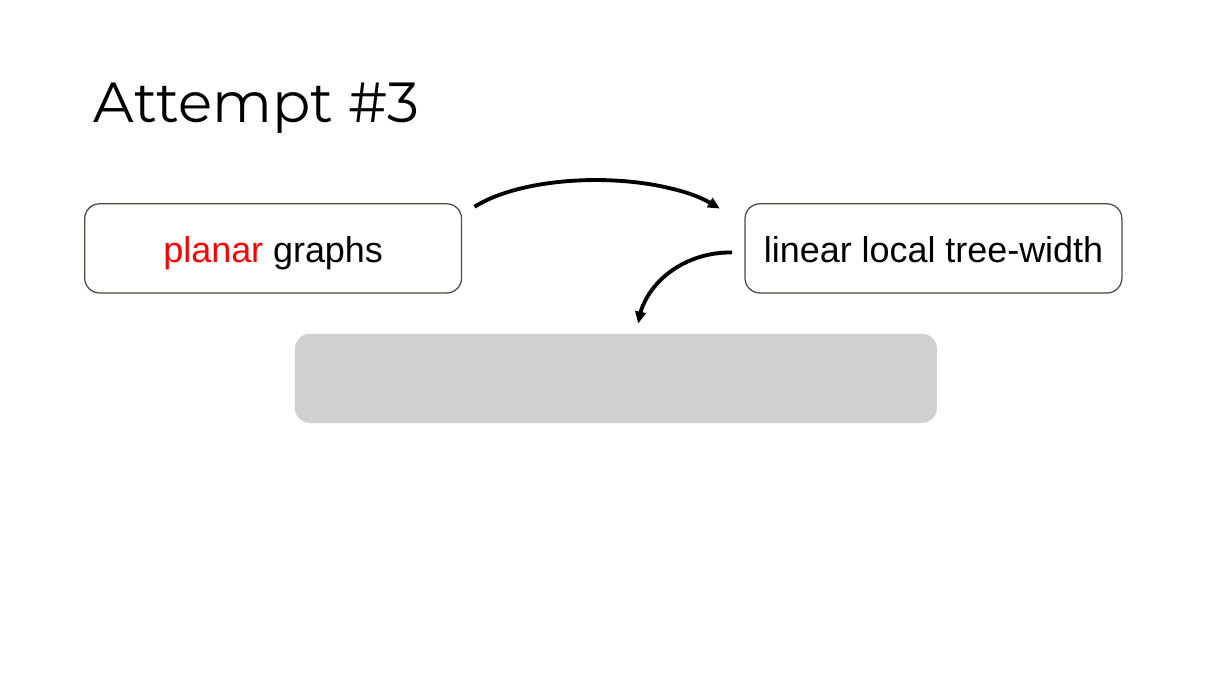
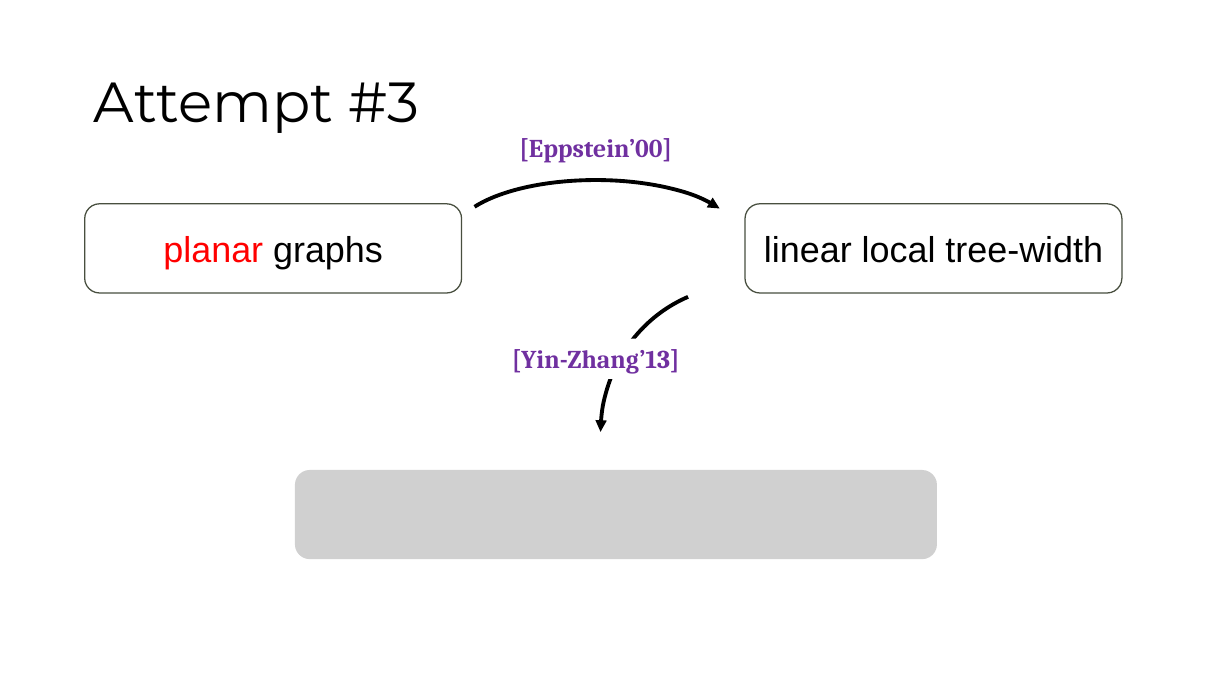
Before and after one commit to pw384/pw384.github.io, a slide deck: slide 44 of assets/slides/subquadratic_shonan.pptx (slide 45 before the commit). Drawn at 1232x693 pixels with LibreOffice and Linux fonts; fonts in the diff are those of the drawing; grey boxes stand for pictures. Boxes give left, top, right and bottom in pixels: in the first picture for what was removed or moved away, otherwise in the second. Text is boxed around its words. In the diff, an @@ line names an element or a change of style, - is before the commit and + after.

Commit message:
upd slides

```diff
--- a/assets/slides/subquadratic_shonan.pptx
+++ b/assets/slides/subquadratic_shonan.pptx
@@ text added at box(519, 138, 672, 163), 20 pt, text #7030A0, bold @@
+[Eppstein’00]
@@ arc (boxed as its full ellipse): place and size @@
-arc (boxed as its full ellipse) at box(625, 237, 824, 416)
+arc (boxed as its full ellipse) at box(573, 259, 917, 614)
@@ arc (boxed as its full ellipse) at box(573, 259, 917, 614): proportions changed @@
@@ picture removed at box(295, 334, 937, 423) @@
@@ text added at box(512, 349, 680, 374), 20 pt, text #7030A0, bold @@
+[Yin-Zhang’13]
@@ picture added at box(295, 470, 937, 560) @@
```
Also in this commit, not shown: 1 other slide changed, 1 slide removed, 2 other files.
